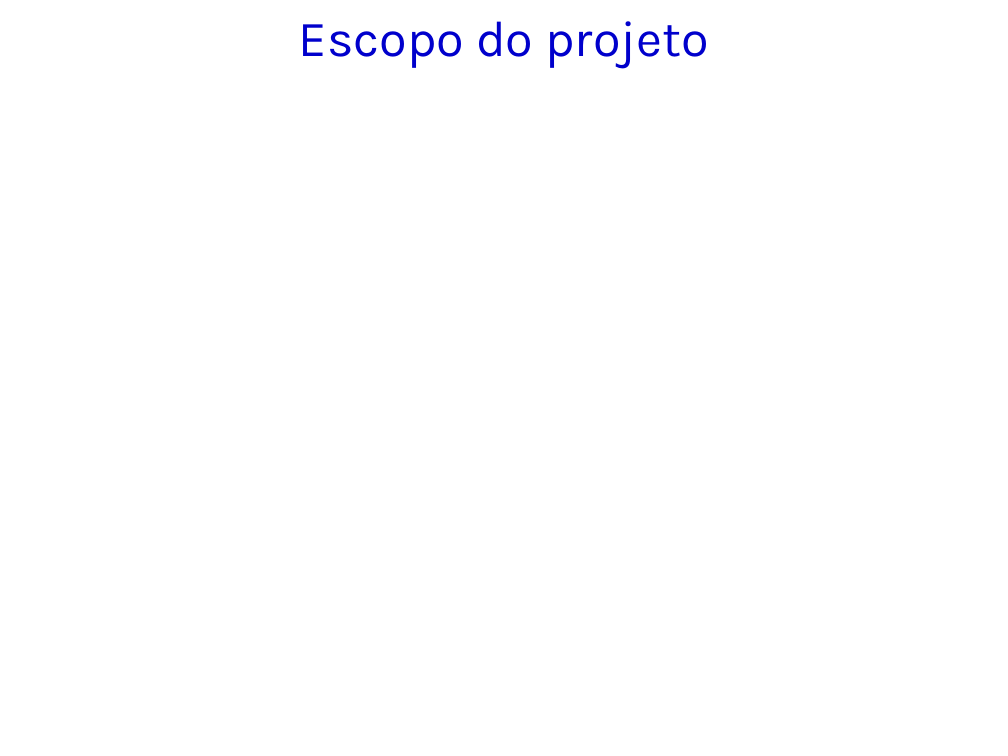
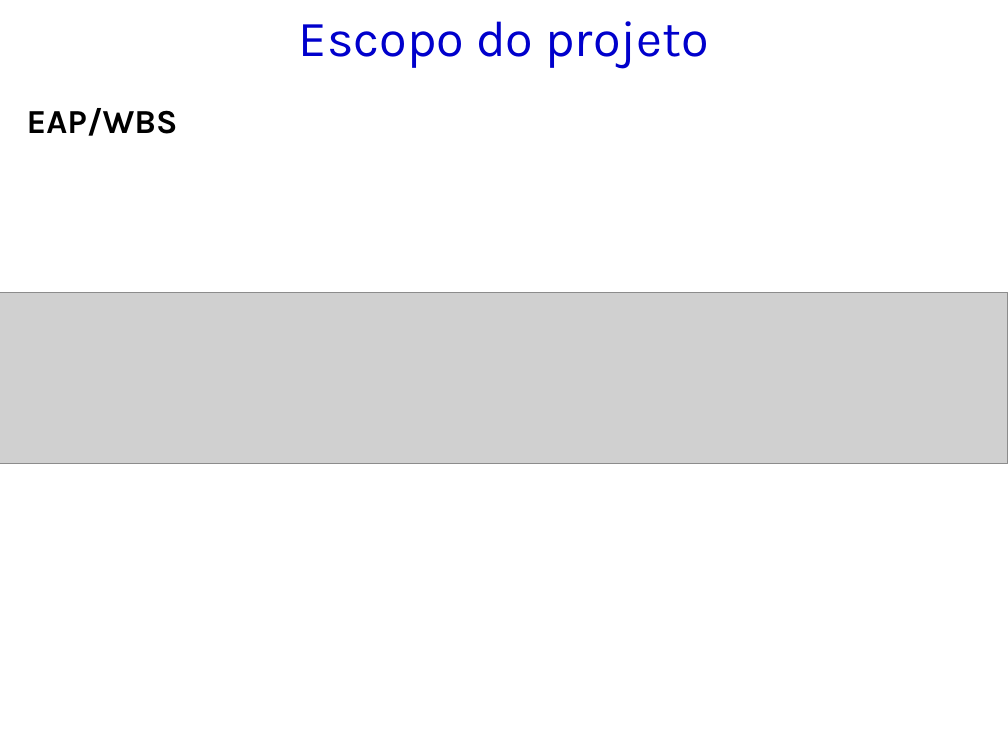
Before and after one commit to kokmz/TCCHUE, a slide deck: slide 3 of Arquivos do Anselmo preencidos - Semestre passado/GPS_2014_Modelo de Apresentação_PI.pptx (slide 4 before the commit). Drawn at 1008x756 pixels with LibreOffice and Linux fonts; fonts in the diff are those of the drawing; grey boxes stand for pictures; background and template pictures are left out. Boxes give left, top, right and bottom in pixels: in the first picture for what was removed or moved away, otherwise in the second. Text is boxed around its words. In the diff, an @@ line names an element or a change of style, - is before the commit and + after.

```diff
--- a/Arquivos do Anselmo preencidos - Semestre passado/GPS_2014_Modelo de Apresentação_PI.pptx
+++ b/Arquivos do Anselmo preencidos - Semestre passado/GPS_2014_Modelo de Apresentação_PI.pptx
@@ text added at (x1=27, y1=108, x2=178, y2=136), 24 pt, text #000000, bold @@
+  EAP/WBS
@@ picture added at (x1=0, y1=292, x2=1008, y2=464) @@
```
Also in this commit, not shown: 12 other slides changed, 12 slides added.
